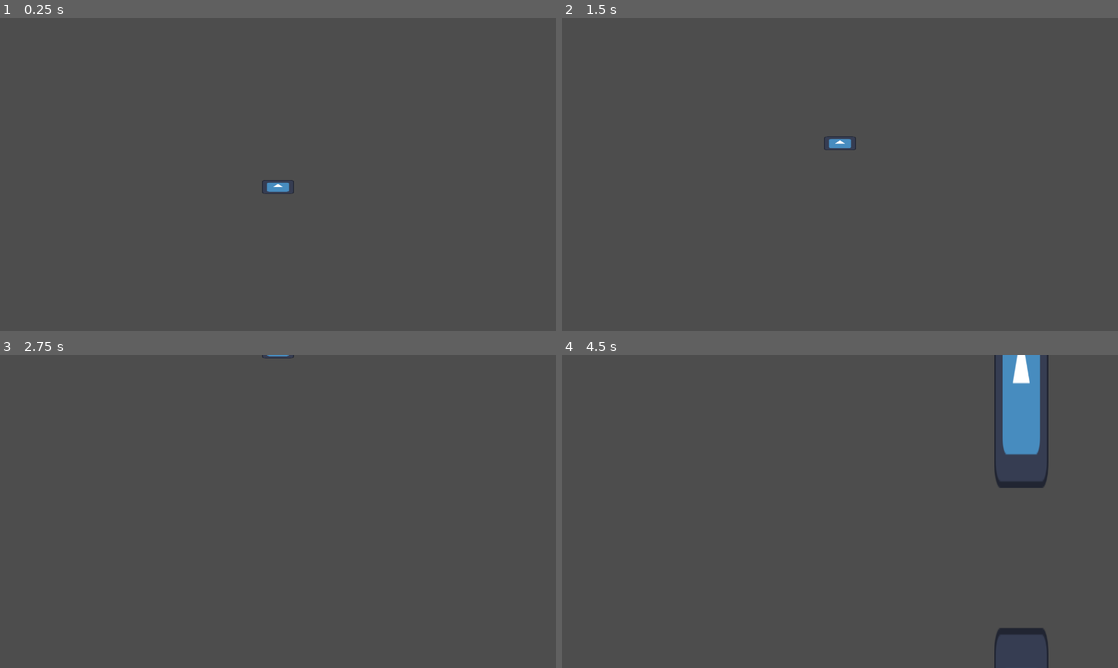
Above: before the commit, frames 1-4 (two rows, left to right).
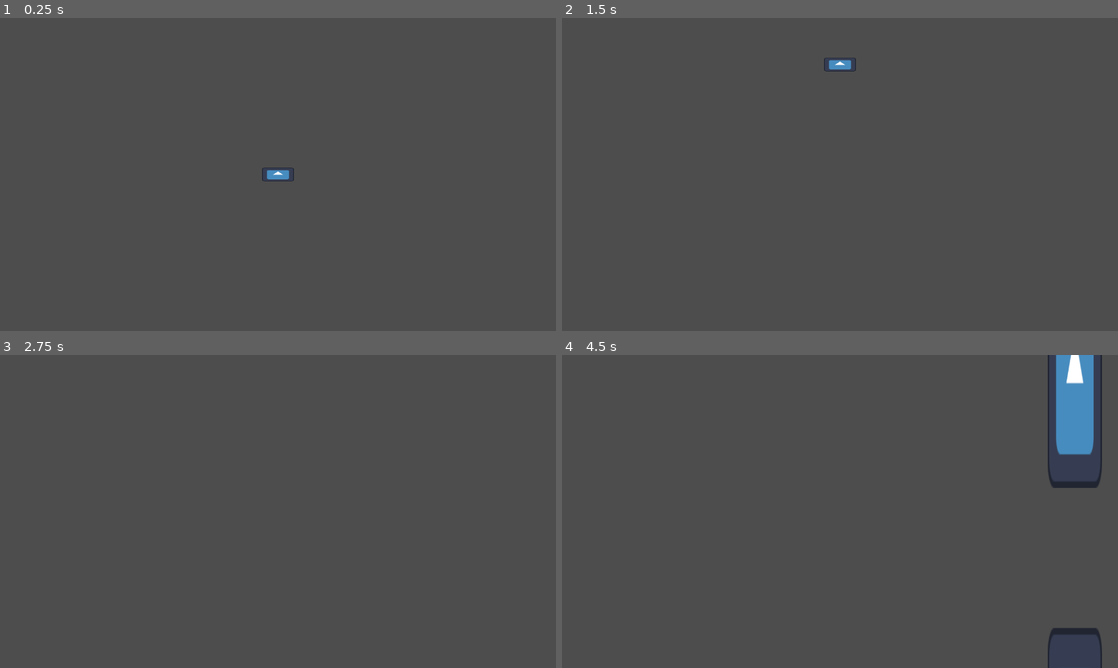
Above: after the commit, the same moments.

Repository: kjerosky/swimmy-fish
Game: Godot game, scene res://scenes/main_level.tscn
The game is run twice, just before and just after one commit, with the same random seed, the same clock (stepped at 60 frames per second) and the same inputs. The engine's default icon, where the game draws it, is replaced by a stand-in: a white triangle on a blue panel in a dark square.
Inputs:
- Up to frame 1 (0.25 s): no input
- Up to frame 2 (1.5 s): tap Space (swim) at 0.6, 1.35 s
- Up to frame 3 (2.75 s): tap Space (swim) at 2.1 s
- Up to frame 4 (4.5 s): tap Space (swim) at 2.85, 3.6, 4.35 s

The runs differ from the first frame. In frame 1, 0.3% of the frame differs, in the area x 47-53%, y 47-57%; in frame 2, 0.3%; in frame 3, less than 0.1%; in frame 4, 5.7%, in the area x 77-98%, y 0-100%.

Commit message:
Setup more complete game loop

Diff:
--- a/scenes/main_level.tscn
+++ b/scenes/main_level.tscn
@@ -1,15 +1,14 @@
-[gd_scene load_steps=4 format=3 uid="uid://csex1u5x0fnbm"]
+[gd_scene load_steps=5 format=3 uid="uid://csex1u5x0fnbm"]
 
+[ext_resource type="Script" uid="uid://codjxs568puuu" path="res://scripts/main_level.gd" id="1_qmak7"]
 [ext_resource type="PackedScene" uid="uid://y67levvnbse5" path="res://scenes/player.tscn" id="1_v3uhd"]
 [ext_resource type="Script" uid="uid://t07enn2gu4xk" path="res://scripts/obstacle_manager.gd" id="2_6we3w"]
 [ext_resource type="PackedScene" uid="uid://cxmb6m6by2ds8" path="res://scenes/obstacle.tscn" id="2_ufxs0"]
 
 [node name="MainLevel" type="Node2D"]
+script = ExtResource("1_qmak7")
 
-[node name="Player" parent="." instance=ExtResource("1_v3uhd")]
-position = Vector2(640, 360)
-
-[node name="ObstacleManager" type="Node" parent="."]
+[node name="ObstacleManager" type="Node2D" parent="."]
 script = ExtResource("2_6we3w")
 obstacle_scene = ExtResource("2_ufxs0")
 
@@ -28,6 +27,10 @@
 [node name="SpawnTimer" type="Timer" parent="ObstacleManager"]
 wait_time = 3.0
 
-[node name="Obstacles" type="Node" parent="ObstacleManager"]
+[node name="Obstacles" type="Node2D" parent="ObstacleManager"]
 
+[node name="Player" parent="." instance=ExtResource("1_v3uhd")]
+position = Vector2(640, 360)
+
+[connection signal="player_collided_with_obstacle" from="ObstacleManager" to="." method="_on_obstacle_manager_player_collided_with_obstacle"]
 [connection signal="timeout" from="ObstacleManager/SpawnTimer" to="ObstacleManager" method="_on_spawn_timer_timeout"]
--- a/scenes/obstacle.tscn
+++ b/scenes/obstacle.tscn
@@ -12,7 +12,7 @@
 [node name="Obstacle" type="Node2D"]
 script = ExtResource("1_drdry")
 
-[node name="UpperPart" type="StaticBody2D" parent="."]
+[node name="UpperPart" type="Area2D" parent="."]
 position = Vector2(0, -410)
 
 [node name="CollisionShape2D" type="CollisionShape2D" parent="UpperPart"]
@@ -22,7 +22,7 @@
 scale = Vector2(0.981, 3.897)
 texture = ExtResource("1_7ukg5")
 
-[node name="LowerPart" type="StaticBody2D" parent="."]
+[node name="LowerPart" type="Area2D" parent="."]
 position = Vector2(0, 410)
 
 [node name="CollisionShape2D" type="CollisionShape2D" parent="LowerPart"]
@@ -38,4 +38,6 @@
 [node name="CollisionShape2D" type="CollisionShape2D" parent="PointGate"]
 shape = SubResource("RectangleShape2D_7ukg5")
 
+[connection signal="body_entered" from="UpperPart" to="." method="_on_obstacle_part_body_entered"]
+[connection signal="body_entered" from="LowerPart" to="." method="_on_obstacle_part_body_entered"]
 [connection signal="body_entered" from="PointGate" to="." method="_on_point_gate_body_entered"]
--- /dev/null
+++ b/scripts/main_level.gd
@@ -0,0 +1,47 @@
+class_name MainLevel
+extends Node2D
+
+@onready var obstacle_manager := $ObstacleManager
+@onready var player := $Player
+
+enum GameState {
+	WAITING_TO_START,
+	PLAYING,
+}
+
+var state: GameState
+
+# ---------------------------------------------------------------------------
+
+func _ready() -> void:
+	restart()
+
+# ---------------------------------------------------------------------------
+
+func restart() -> void:
+	state = GameState.WAITING_TO_START
+
+	obstacle_manager.restart()
+	player.restart()
+
+# ---------------------------------------------------------------------------
+
+func _physics_process(_delta: float) -> void:
+	match state:
+		GameState.WAITING_TO_START:
+			if Input.is_action_just_pressed("swim"):
+				state = GameState.PLAYING
+
+				obstacle_manager.start_playing()
+				player.start_playing()
+
+		GameState.PLAYING:
+			pass # nothing to do for now
+
+# ---------------------------------------------------------------------------
+
+func _on_obstacle_manager_player_collided_with_obstacle() -> void:
+	player.die()
+
+	await get_tree().create_timer(1.0).timeout
+	restart()
--- a/scripts/obstacle.gd
+++ b/scripts/obstacle.gd
@@ -1,7 +1,12 @@
 class_name Obstacle
 extends Node2D
 
-@onready var point_gate_collider = $PointGate/CollisionShape2D
+@onready var upper_part_collider := $UpperPart/CollisionShape2D
+@onready var lower_part_collider := $LowerPart/CollisionShape2D
+@onready var point_gate_collider := $PointGate/CollisionShape2D
+
+signal point_scored
+signal collided_with_player
 
 var velocity := Vector2.ZERO
 var destruction_position_x := 0
@@ -36,6 +41,14 @@
 
 func _on_point_gate_body_entered(body: Node2D) -> void:
 	if body is Player:
-		pass#TODO signal point scored
+		point_scored.emit()
 
 		point_gate_collider.set_deferred("disabled", true)
+
+# ---------------------------------------------------------------------------
+
+func _on_obstacle_part_body_entered(_body: Node2D) -> void:
+	upper_part_collider.set_deferred("disabled", true)
+	lower_part_collider.set_deferred("disabled", true)
+
+	collided_with_player.emit()
--- a/scripts/obstacle_manager.gd
+++ b/scripts/obstacle_manager.gd
@@ -10,9 +10,17 @@
 @onready var obstacles_node := $Obstacles
 @onready var spawn_timer := $SpawnTimer
 
+signal player_collided_with_obstacle
+
 # ---------------------------------------------------------------------------
 
-func _ready() -> void:
+func restart() -> void:
+	for obstacle_node in obstacles_node.get_children():
+		obstacle_node.queue_free()
+
+# ---------------------------------------------------------------------------
+
+func start_playing() -> void:
 	spawn_timer.start()
 
 # ---------------------------------------------------------------------------
@@ -26,6 +34,7 @@
 
 	var new_obstacle = obstacle_scene.instantiate() as Obstacle
 	new_obstacle.initialize(initial_position, initial_velocity, destroy_point.global_position.x)
+	new_obstacle.collided_with_player.connect(_on_player_collided_with_obstacle)
 
 	obstacles_node.add_child(new_obstacle)
 
@@ -33,3 +42,14 @@
 
 func _on_spawn_timer_timeout() -> void:
 	spawn_obstacle()
+
+# ---------------------------------------------------------------------------
+
+func _on_player_collided_with_obstacle() -> void:
+	spawn_timer.stop()
+
+	for obstacles_child_node in obstacles_node.get_children():
+		var obstacle := obstacles_child_node as Obstacle
+		obstacle.stop_movement()
+
+	player_collided_with_obstacle.emit()
--- a/scripts/player.gd
+++ b/scripts/player.gd
@@ -2,6 +2,20 @@
 extends CharacterBody2D
 
 const SWIM_UP_VELOCITY = -600.0
+
+enum PlayerState {
+	WAITING_TO_START,
+	PLAYING,
+	DEAD,
+}
+
+var state := PlayerState.WAITING_TO_START
+var new_game_position: Vector2
+
+# ---------------------------------------------------------------------------
+
+func _ready() -> void:
+	new_game_position = global_position
 
 # ---------------------------------------------------------------------------
 
@@ -9,9 +23,35 @@
 	if OS.is_debug_build() and Input.is_action_just_pressed("debug-quit"):
 		get_tree().quit()
 
-	if Input.is_action_just_pressed("swim"):
-		velocity.y = SWIM_UP_VELOCITY
-	else:
-		velocity += get_gravity() * delta
+	velocity += get_gravity() * delta
+
+	match state:
+		PlayerState.WAITING_TO_START:
+			velocity = Vector2.ZERO
+
+		PlayerState.PLAYING:
+			if Input.is_action_just_pressed("swim"):
+				velocity.y = SWIM_UP_VELOCITY
+
+		PlayerState.DEAD:
+			pass # nothing to do for now
 
 	move_and_slide()
+
+# ---------------------------------------------------------------------------
+
+func restart():
+	state = PlayerState.WAITING_TO_START
+	global_position = new_game_position
+
+# ---------------------------------------------------------------------------
+
+func start_playing():
+	state = PlayerState.PLAYING
+	velocity.y = SWIM_UP_VELOCITY
+
+# ---------------------------------------------------------------------------
+
+func die() -> void:
+	state = PlayerState.DEAD
+	velocity = Vector2.ZERO
Not shown, added: scripts/main_level.gd.uid
